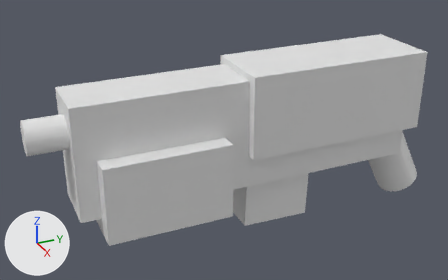
Before and after pictures for a commit that changed the Blender file Assets/Animations/prototype_gun_empty.blend.
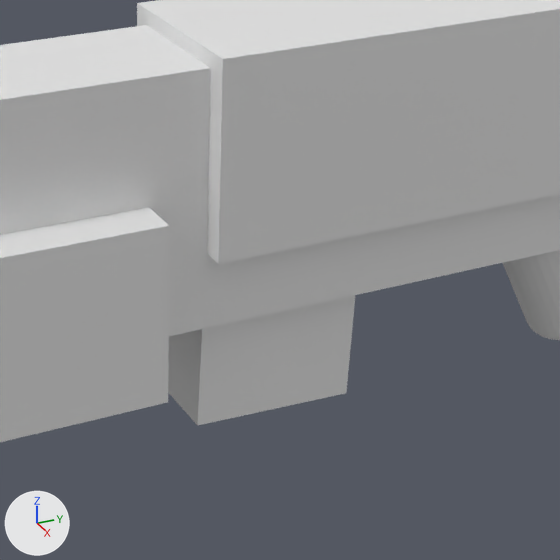
Each version appears first whole from a 50 mm lens placed at (2.884, -1.665, 1.365), pointed at (-0.076, -0.333, -0.115), and next in a close-up on the part from 37% to 87% of the width and 19% to 100% of the height. The lights are fixed; the arrows at lower left show +X, +Y and +Z. The last two pictures show the newer version.

Names of what the first close-up shows: 'Body', 'Mag', 'Slide'.
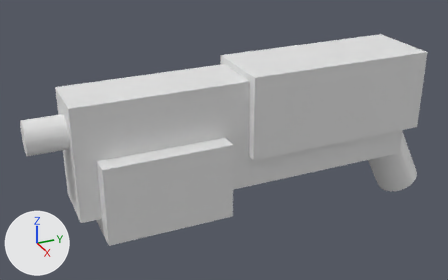
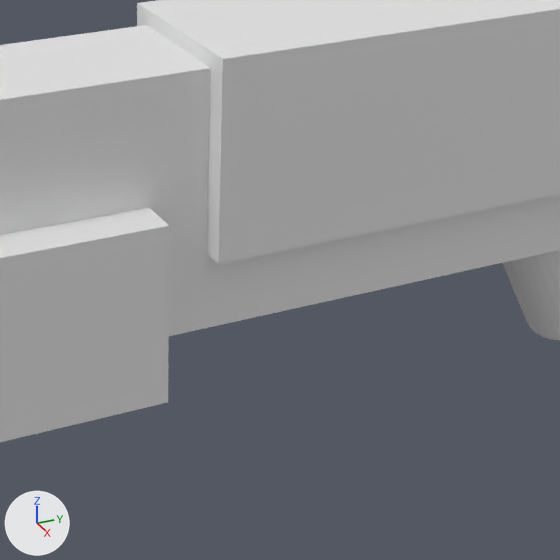
Location of each change, [x1, y1, x2, y2] in pixels of the close-ups (560 x 560 px):
'Mag', hidden
    before: [168, 295, 355, 425]

The edits, one by one:
Object 'Mag' (ob_mag) is now hidden.
